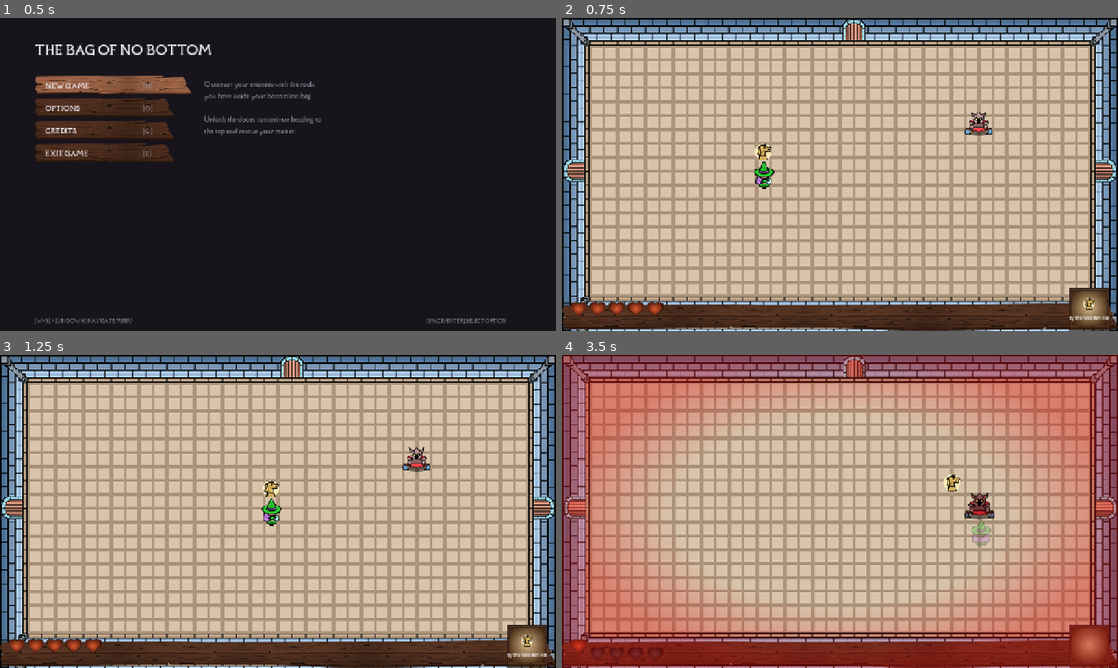
Above: before the commit, frames 1-4 (two rows, left to right).
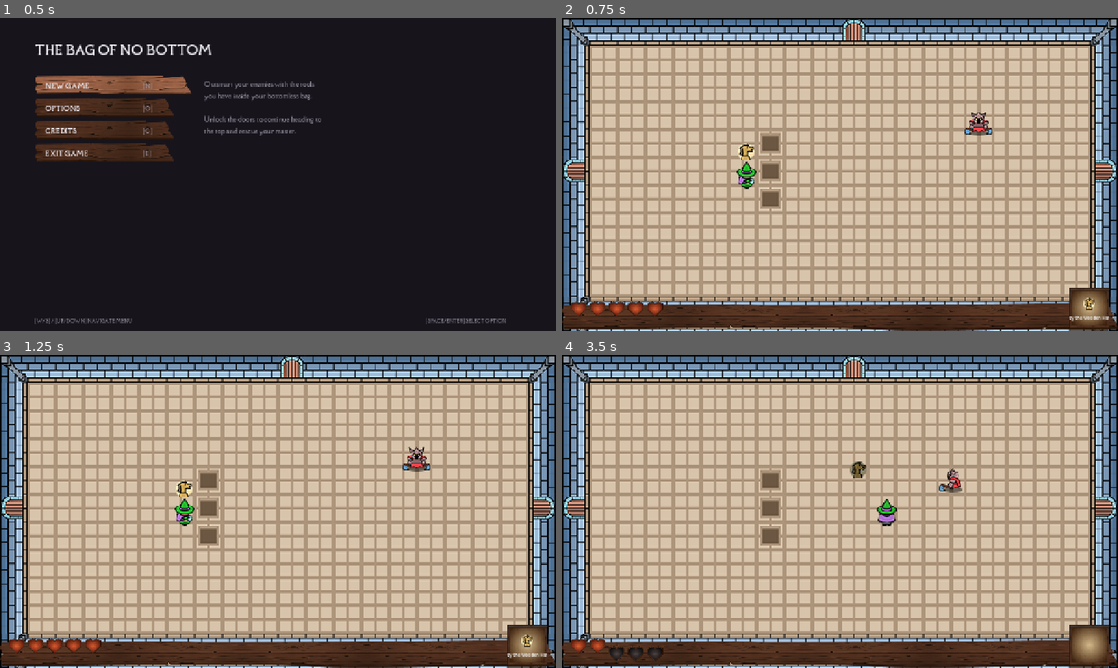
Above: after the commit, the same moments.

Repository: caiooliveira-tech/The-Bag-of-Holding
Game: Godot game, scene res://ui/menu/main_menu.tscn
The game is run twice, just before and just after one commit, with the same random seed, the same clock (stepped at 60 frames per second) and the same inputs.
Inputs (mouse positions are in pixels of both pictures, inside the frame that each line leads up to):
- Up to frame 1 (0.5 s): no input
- Up to frame 2 (0.75 s): tap Enter at 0.5 s; move the mouse to (962, 158) at 0.52 s; hold D (move_right) from 0.53 s (still down); hold Space (attack) from 0.53 s (still down); click (962, 158) at 0.67 s
- Up to frame 3 (1.25 s): keep holding D (move_right); keep holding Space (attack)
- Up to frame 4 (3.5 s): move the mouse to (728, 527) at 1.27 s; release D (move_right) at 1.28 s; release Space (attack) at 1.28 s; hold S (move_down) 1.28-2.03 s; tap Space (attack) at 1.35, 3.05 s; move the mouse to (895, 442) at 2.02 s; hold D (move_right) 2.03-2.78 s; hold Space (attack) 2.03-2.78 s; tap Q (dash) at 2.1 s; move the mouse to (812, 574) at 2.77 s; hold W (move_up) from 2.78 s (still down); tap E (special) at 2.85 s; click (812, 574) at 2.92 s

Frame 1 is identical in both runs. In frame 2, 1.2% of the frame differs, in the area x 31-40%, y 36-61%; in frame 3, 1.3%; in frame 4, 59%, in the area x 0-100%, y 0-100%.

Commit message:
Walls block area effects and enemy vision (line of sight)
- Area effects (fire/freeze/knockback + DamageLingerZone) now raycast from
  the blast to each target on collision mask 1; a wall in between skips the
  target. New helper MagicItemEffect.wall_blocks
- Enemy detection gated by _can_see_player() - a wall between enemy and
  player blocks the chase/attack (no seeing through walls)
- Smoke test clears designer-painted walls at start (predictable positions)
  and adds Phase-6A checks: wall collision, explosion in-open vs behind-wall,
  and no-line-of-sight-no-chase. 31/31 PASS

Co-Authored-By: Claude Fable 5 <noreply@anthropic.com>

Diff:
--- a/entities/enemies/enemy.gd
+++ b/entities/enemies/enemy.gd
@@ -63,7 +63,8 @@
 	velocity = Vector2.ZERO
 	var to_player := _player.global_position - global_position
 	var distance := to_player.length()
-	if distance <= GameState.tiles(stats.detection_radius_tiles):
+	# Vision is blocked by walls (Phase 6A): no line of sight, no chase/attack.
+	if distance <= GameState.tiles(stats.detection_radius_tiles) and _can_see_player():
 		if distance > GameState.tiles(stats.attack_range_tiles):
 			if not is_frozen():
 				velocity = to_player.normalized() * stats.move_speed
@@ -90,6 +91,14 @@
 	_knockback = impulse
 
 
+## Clear line of sight to the player — no wall (layer 1) in between (Phase 6A).
+func _can_see_player() -> bool:
+	var space := get_world_2d().direct_space_state
+	var query := PhysicsRayQueryParameters2D.create(
+			global_position, _player.global_position, 1)
+	return space.intersect_ray(query).is_empty()
+
+
 func is_frozen() -> bool:
 	return _freeze_timer > 0.0
 
--- a/rooms/room_01.tscn
+++ b/rooms/room_01.tscn
@@ -1,13 +1,13 @@
-[gd_scene load_steps=14 format=3]
+[gd_scene format=3 uid="uid://dm2xdcqs40nhf"]
 
-[ext_resource type="Script" path="res://rooms/room.gd" id="1"]
-[ext_resource type="PackedScene" path="res://entities/player/player.tscn" id="2"]
+[ext_resource type="Script" uid="uid://bj0vxeb2sppsx" path="res://rooms/room.gd" id="1"]
+[ext_resource type="PackedScene" uid="uid://buetenuvqyf1f" path="res://entities/player/player.tscn" id="2"]
 [ext_resource type="PackedScene" path="res://entities/enemies/enemy1.tscn" id="3"]
 [ext_resource type="PackedScene" path="res://rooms/door.tscn" id="4"]
-[ext_resource type="PackedScene" path="res://ui/hud.tscn" id="5"]
-[ext_resource type="TileSet" path="res://rooms/room_tileset.tres" id="6"]
-[ext_resource type="Script" path="res://rooms/room_tiles.gd" id="7"]
-[ext_resource type="Script" path="res://systems/juice/game_camera.gd" id="8"]
+[ext_resource type="PackedScene" uid="uid://cxf0nmga4j2iw" path="res://ui/hud.tscn" id="5"]
+[ext_resource type="TileSet" uid="uid://df3sbpup3q7g2" path="res://rooms/room_tileset.tres" id="6"]
+[ext_resource type="Script" uid="uid://c111jaovktnxn" path="res://rooms/room_tiles.gd" id="7"]
+[ext_resource type="Script" uid="uid://6253jixtuq0i" path="res://systems/juice/game_camera.gd" id="8"]
 [ext_resource type="PackedScene" path="res://ui/screen_fx.tscn" id="9"]
 
 [sub_resource type="RectangleShape2D" id="wall_top_left"]
@@ -16,85 +16,84 @@
 [sub_resource type="RectangleShape2D" id="wall_top_right"]
 size = Vector2(288, 32)
 
+[sub_resource type="RectangleShape2D" id="wall_bottom"]
+size = Vector2(640, 32)
+
 [sub_resource type="RectangleShape2D" id="wall_side_upper"]
 size = Vector2(32, 160)
 
 [sub_resource type="RectangleShape2D" id="wall_side_lower"]
 size = Vector2(32, 168)
 
-[sub_resource type="RectangleShape2D" id="wall_bottom"]
-size = Vector2(640, 32)
-
-[node name="Room01" type="Node2D"]
+[node name="Room01" type="Node2D" unique_id=1097286714]
 script = ExtResource("1")
 next_scene_path = "res://rooms/room_02.tscn"
 
-[node name="RoomTiles" type="TileMapLayer" parent="."]
+[node name="RoomTiles" type="TileMapLayer" parent="." unique_id=1957818684]
 texture_filter = 1
 tile_set = ExtResource("6")
 script = ExtResource("7")
-variant_row = 0
 
-[node name="WallTiles" type="TileMapLayer" parent="."]
+[node name="WallTiles" type="TileMapLayer" parent="." unique_id=407389326]
 texture_filter = 1
+tile_map_data = PackedByteArray(0, 0, 7, 0, 4, 0, 0, 0, 0, 0, 5, 0, 0, 0, 7, 0, 5, 0, 0, 0, 0, 0, 5, 0, 0, 0, 7, 0, 6, 0, 0, 0, 0, 0, 5, 0, 0, 0)
 tile_set = ExtResource("6")
 
-[node name="Walls" type="StaticBody2D" parent="."]
-collision_layer = 1
+[node name="Walls" type="StaticBody2D" parent="." unique_id=1217475720]
 collision_mask = 0
 
-[node name="TopLeft" type="CollisionShape2D" parent="Walls"]
+[node name="TopLeft" type="CollisionShape2D" parent="Walls" unique_id=846605846]
 position = Vector2(160, 16)
 shape = SubResource("wall_top_left")
 
-[node name="TopRight" type="CollisionShape2D" parent="Walls"]
+[node name="TopRight" type="CollisionShape2D" parent="Walls" unique_id=203880606]
 position = Vector2(496, 16)
 shape = SubResource("wall_top_right")
 
-[node name="Bottom" type="CollisionShape2D" parent="Walls"]
+[node name="Bottom" type="CollisionShape2D" parent="Walls" unique_id=1476962245]
 position = Vector2(320, 344)
 shape = SubResource("wall_bottom")
 
-[node name="LeftUpper" type="CollisionShape2D" parent="Walls"]
+[node name="LeftUpper" type="CollisionShape2D" parent="Walls" unique_id=1376104761]
 position = Vector2(16, 80)
 shape = SubResource("wall_side_upper")
 
-[node name="LeftLower" type="CollisionShape2D" parent="Walls"]
+[node name="LeftLower" type="CollisionShape2D" parent="Walls" unique_id=223117042]
 position = Vector2(16, 276)
 shape = SubResource("wall_side_lower")
 
-[node name="RightUpper" type="CollisionShape2D" parent="Walls"]
+[node name="RightUpper" type="CollisionShape2D" parent="Walls" unique_id=1214831344]
 position = Vector2(624, 80)
 shape = SubResource("wall_side_upper")
 
-[node name="RightLower" type="CollisionShape2D" parent="Walls"]
+[node name="RightLower" type="CollisionShape2D" parent="Walls" unique_id=1576307141]
 position = Vector2(624, 276)
 shape = SubResource("wall_side_lower")
 
-[node name="Doors" type="Node2D" parent="."]
+[node name="Doors" type="Node2D" parent="." unique_id=1907180778]
 
-[node name="DoorTop" parent="Doors" instance=ExtResource("4")]
+[node name="DoorTop" parent="Doors" unique_id=256903676 instance=ExtResource("4")]
 position = Vector2(336, 16)
 
-[node name="DoorLeft" parent="Doors" instance=ExtResource("4")]
+[node name="DoorLeft" parent="Doors" unique_id=772790416 instance=ExtResource("4")]
 position = Vector2(16, 176)
 rotation = -1.5707964
 
-[node name="DoorRight" parent="Doors" instance=ExtResource("4")]
+[node name="DoorRight" parent="Doors" unique_id=2044304232 instance=ExtResource("4")]
 position = Vector2(624, 176)
 rotation = 1.5707964
 
-[node name="Camera2D" type="Camera2D" parent="."]
+[node name="Camera2D" type="Camera2D" parent="." unique_id=248703772]
 position = Vector2(320, 180)
 zoom = Vector2(2, 2)
 script = ExtResource("8")
 
-[node name="Player" parent="." instance=ExtResource("2")]
+[node name="Player" parent="." unique_id=218230936 instance=ExtResource("2")]
 position = Vector2(200, 180)
 
-[node name="Enemy" parent="." instance=ExtResource("3")]
+[node name="Enemy" parent="." unique_id=55044022 instance=ExtResource("3")]
 position = Vector2(480, 120)
 
-[node name="HUD" parent="." instance=ExtResource("5")]
+[node name="HUD" parent="." unique_id=595185481 instance=ExtResource("5")]
 
-[node name="ScreenFX" parent="." instance=ExtResource("9")]
+[node name="ScreenFX" parent="." unique_id=1903913359 instance=ExtResource("9")]
--- a/systems/magic_items/effects/damage_linger_zone.gd
+++ b/systems/magic_items/effects/damage_linger_zone.gd
@@ -28,6 +28,14 @@
 		queue_free()
 
 
+## Explosions don't reach through walls (Phase 6A): a wall on layer 1 between
+## the blast centre and the target blocks the hit.
+func _wall_blocks(target: Vector2) -> bool:
+	var space := get_world_2d().direct_space_state
+	var query := PhysicsRayQueryParameters2D.create(global_position, target, 1)
+	return not space.intersect_ray(query).is_empty()
+
+
 func apply_hits() -> Array[Node]:
 	var affected: Array[Node] = []
 	var targets: Array[Node] = get_tree().get_nodes_in_group("enemies")
@@ -38,6 +46,8 @@
 		var body := target as Node2D
 		if body == null or body.global_position.distance_to(global_position) > _radius_px:
 			continue
+		if _wall_blocks(body.global_position):
+			continue  # not added to _already_hit: can still be hit if it steps out
 		_already_hit.append(target)
 		affected.append(target)
 		if target.is_in_group("enemies"):
--- a/systems/magic_items/effects/freeze_area_effect.gd
+++ b/systems/magic_items/effects/freeze_area_effect.gd
@@ -32,6 +32,8 @@
 		var body := target as Node2D
 		if body == null or body.global_position.distance_to(item.global_position) > radius_px:
 			continue
+		if wall_blocks(item, body.global_position):
+			continue
 		affected.append(target)
 		if target.is_in_group("enemies"):
 			(target as Enemy).freeze(freeze_duration_seconds)
--- a/systems/magic_items/effects/knockback_area_effect.gd
+++ b/systems/magic_items/effects/knockback_area_effect.gd
@@ -32,6 +32,8 @@
 		var body := target as Node2D
 		if body == null or body.global_position.distance_to(item.global_position) > radius_px:
 			continue
+		if wall_blocks(item, body.global_position):
+			continue
 		var away := (body.global_position - item.global_position)
 		var dir := away.normalized() if away.length() > 1.0 else Vector2.DOWN
 		affected.append(target)
--- a/systems/magic_items/left_hand_of_ursula.tres
+++ b/systems/magic_items/left_hand_of_ursula.tres
@@ -1,8 +1,8 @@
-[gd_resource type="Resource" script_class="MagicItemResource" load_steps=5 format=3]
+[gd_resource type="Resource" script_class="MagicItemResource" format=3 uid="uid://bi8wi7kkgvfxw"]
 
-[ext_resource type="Script" path="res://systems/magic_items/magic_item_resource.gd" id="1"]
-[ext_resource type="Script" path="res://systems/magic_items/effects/knockback_area_effect.gd" id="2"]
-[ext_resource type="Texture2D" path="res://entities/SHEETS_SHOELACE_INIMIGOS_ITENS_PROJETIL.png" id="3"]
+[ext_resource type="Script" uid="uid://dlug5efsn6q0t" path="res://systems/magic_items/magic_item_resource.gd" id="1"]
+[ext_resource type="Script" uid="uid://bptympwnmqc71" path="res://systems/magic_items/effects/knockback_area_effect.gd" id="2"]
+[ext_resource type="Texture2D" uid="uid://cgqbmw35qq01j" path="res://entities/SHEETS_SHOELACE_INIMIGOS_ITENS_PROJETIL.png" id="3"]
 
 [sub_resource type="AtlasTexture" id="left_hand_icon"]
 atlas = ExtResource("3")
@@ -10,8 +10,6 @@
 
 [sub_resource type="Resource" id="left_hand_effect"]
 script = ExtResource("2")
-radius_tiles = 1.0
-knockback_speed = 520.0
 
 [resource]
 script = ExtResource("1")
@@ -19,5 +17,4 @@
 display_name = "The Left Hand of Ursula"
 graybox_color = Color(0.9, 0.45, 0.8, 1)
 appearance = SubResource("left_hand_icon")
-activation_time_seconds = 3.0
 effect = SubResource("left_hand_effect")
--- a/systems/magic_items/magic_item_effect.gd
+++ b/systems/magic_items/magic_item_effect.gd
@@ -20,3 +20,11 @@
 ## Blast footprint in tiles, for the landing marker (Spec 010, G2). 0 = none.
 func preview_radius_tiles() -> float:
 	return 0.0
+
+
+## True if a wall (collision layer 1) sits between the blast and the target —
+## area effects don't reach through walls (Phase 6A).
+func wall_blocks(item: Node2D, target: Vector2) -> bool:
+	var space := item.get_world_2d().direct_space_state
+	var query := PhysicsRayQueryParameters2D.create(item.global_position, target, 1)
+	return not space.intersect_ray(query).is_empty()
--- a/systems/magic_items/troy_wooden_horse.tres
+++ b/systems/magic_items/troy_wooden_horse.tres
@@ -1,8 +1,8 @@
-[gd_resource type="Resource" script_class="MagicItemResource" load_steps=5 format=3]
+[gd_resource type="Resource" script_class="MagicItemResource" format=3 uid="uid://dxn675g12ihhx"]
 
-[ext_resource type="Script" path="res://systems/magic_items/magic_item_resource.gd" id="1"]
-[ext_resource type="Script" path="res://systems/magic_items/effects/area_damage_effect.gd" id="2"]
-[ext_resource type="Texture2D" path="res://entities/SHEETS_SHOELACE_INIMIGOS_ITENS_PROJETIL.png" id="3"]
+[ext_resource type="Script" uid="uid://dlug5efsn6q0t" path="res://systems/magic_items/magic_item_resource.gd" id="1"]
+[ext_resource type="Script" uid="uid://bi8ncdmaeoeks" path="res://systems/magic_items/effects/area_damage_effect.gd" id="2"]
+[ext_resource type="Texture2D" uid="uid://cgqbmw35qq01j" path="res://entities/SHEETS_SHOELACE_INIMIGOS_ITENS_PROJETIL.png" id="3"]
 
 [sub_resource type="AtlasTexture" id="troy_icon"]
 atlas = ExtResource("3")
@@ -10,8 +10,6 @@
 
 [sub_resource type="Resource" id="troy_blast"]
 script = ExtResource("2")
-damage_tier = 2
-radius_tiles = 1.0
 linger_seconds = 0.3
 
 [resource]
--- a/tests/smoke_test.gd
+++ b/tests/smoke_test.gd
@@ -12,6 +12,7 @@
 const TROY: MagicItemResource = preload("res://systems/magic_items/troy_wooden_horse.tres")
 const ROOM_SCRIPT: GDScript = preload("res://rooms/room.gd")
 const DOOR_SCRIPT: GDScript = preload("res://rooms/door.gd")
+const AREA_DAMAGE: GDScript = preload("res://systems/magic_items/effects/area_damage_effect.gd")
 
 var _room: ROOM_SCRIPT
 var _failures: int = 0
@@ -29,6 +30,9 @@
 func _run() -> void:
 	await get_tree().process_frame
 	await get_tree().process_frame
+	# Run in a predictable empty room: drop any designer-painted interior walls
+	# (they'd sit between the test's hardcoded blast/target positions).
+	(_room.get_node("WallTiles") as TileMapLayer).clear()
 	var player := get_tree().get_first_node_in_group("player") as Player
 	var enemy := get_tree().get_first_node_in_group("enemies") as Enemy
 	_check(player != null, "player exists")
@@ -187,6 +191,48 @@
 	_check(player.global_position.x < wall_x - 12.0,
 			"player blocked by interior wall tile (x=%.0f, wall=%.0f)" % [player.global_position.x, wall_x])
 
+	# ---- Section 8: walls block explosions and enemy vision (Phase 6A) ----
+	await _reset_arena(player)
+	# One solid wall column at cell (10,6): world x 320..352, y 192..224.
+	wall_tiles.set_cell(Vector2i(10, 6), 0, Vector2i(5, 5))
+	await get_tree().physics_frame
+	player.global_position = Vector2(240, 208)  # far from the blast, unaffected
+	# Blast left of the wall; near enemy same side (hit), far enemy behind it (safe).
+	var near := ENEMY_SCENE.instantiate() as Enemy
+	get_tree().current_scene.add_child(near)
+	near.freeze(30.0)
+	near.global_position = Vector2(300, 208)
+	var near_hp := near.hits_remaining
+	var far := ENEMY_SCENE.instantiate() as Enemy
+	get_tree().current_scene.add_child(far)
+	far.freeze(30.0)
+	far.global_position = Vector2(376, 208)  # right of the wall
+	var far_hp := far.hits_remaining
+	var blast := Node2D.new()
+	get_tree().current_scene.add_child(blast)
+	blast.global_position = Vector2(292, 208)
+	var fx := AREA_DAMAGE.new() as MagicItemEffect
+	fx.set("radius_tiles", 3.0)
+	fx.set("damage_tier", 2)
+	fx.set("linger_seconds", 0.05)
+	fx.execute(blast)
+	await get_tree().physics_frame
+	_check(near.hits_remaining < near_hp, "explosion hits an enemy in the open")
+	_check(is_instance_valid(far) and far.hits_remaining == far_hp,
+			"explosion does NOT reach an enemy behind a wall")
+
+	# Vision: an active enemy behind the wall can't see the player, so no chase.
+	var blind := ENEMY_SCENE.instantiate() as Enemy
+	get_tree().current_scene.add_child(blind)
+	blind.global_position = Vector2(400, 208)  # right of the wall
+	player.global_position = Vector2(250, 208)  # left of the wall, within 5 tiles
+	blind.set_active(true)
+	var blind_x0 := blind.global_position.x
+	for i in 14:
+		await get_tree().physics_frame
+	_check(absf(blind.global_position.x - blind_x0) < 6.0,
+			"enemy behind a wall does not chase (no line of sight)")
+
 	if _failures == 0:
 		print("SMOKE PASS: fire orb + ursula core loops OK")
 	else:
Not shown, changed: docs/context/progress-tracker.md
